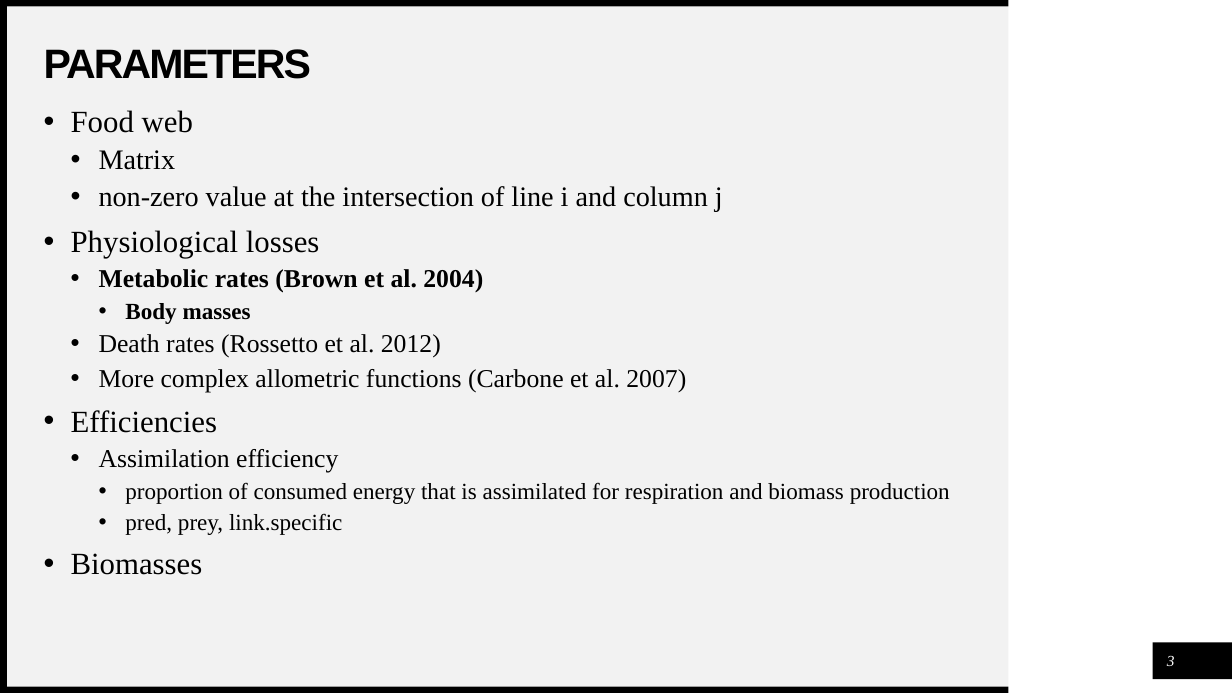
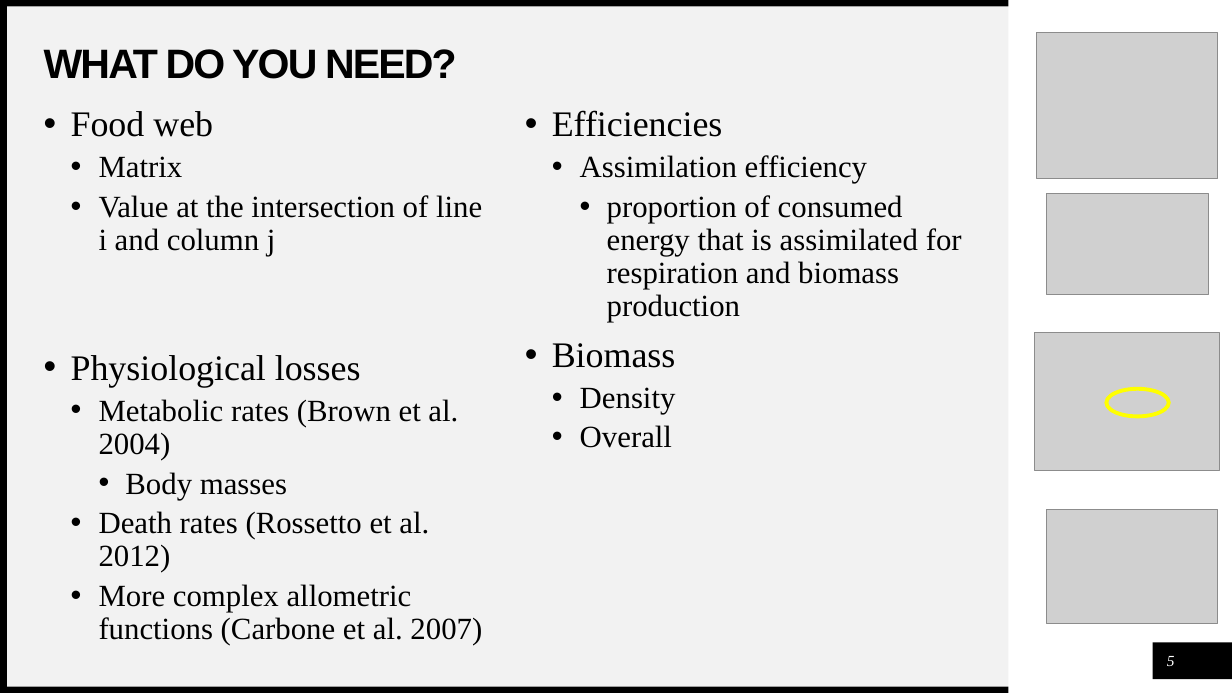
Before and after one commit to ISU-LunchinatoRs/Fluxweb, a slide deck: slide 5 of FLUXWEB.pptx (slide 3 before the commit). Drawn at 1232x693 pixels with LibreOffice and Linux fonts; fonts in the diff are those of the drawing; grey boxes stand for pictures. Boxes give left, top, right and bottom in pixels: in the first picture for what was removed or moved away, otherwise in the second. Text is boxed around its words. In the diff, an @@ line names an element or a change of style, - is before the commit and + after.

```diff
--- a/FLUXWEB.pptx
+++ b/FLUXWEB.pptx
@@ title at (x1=44, y1=49, x2=457, y2=79): text changed @@
-PARAMETERS
+WHAT DO YOU NEED?
@@ picture added at (x1=1037, y1=33, x2=1218, y2=179) @@
@@ text at (x1=71, y1=111, x2=458, y2=640): size 24 to 28 pt in "Food web", "Physiological losses"; size 22 to 24 pt in "Matrix"; size 20 to 24 pt in "Metabolic rates (Brown et al. 2004)", "Death rates (Rossetto et al. 2012)", "More complex allometric functions (Carbone et al. ..."; bold off in "Metabolic rates (Brown et al. 2004)", "Body masses"; size 18 to 24 pt in "Body masses" @@
@@ text added at (x1=552, y1=110, x2=962, y2=448), 24 pt, text #000000 @@
+• Efficiencies
+  • Assimilation efficiency
+    • proportion of consumed energy that is assimilated for respiration and biomass production
+• Biomass
+  • Density
+  • Overall
@@ text at (x1=99, y1=195, x2=482, y2=256): text changed; size 22 to 24 pt @@
-  • non-zero value at the intersection of line i and column j
+  • Value at the intersection of line i and column j
@@ picture added at (x1=1046, y1=193, x2=1208, y2=294) @@
@@ picture added at (x1=1035, y1=333, x2=1221, y2=470) @@
@@ ellipse added at (x1=1106, y1=389, x2=1169, y2=417), outline #FFFF00 3 pt @@
@@ text at (x1=71, y1=410, x2=950, y2=575): paragraphs removed @@
-• Efficiencies
-  • Assimilation efficiency
-    • proportion of consumed energy that is assimilated for respiration and biomass production
-    • pred, prey, link.specific
-• Biomasses
@@ picture added at (x1=1046, y1=509, x2=1217, y2=624) @@
@@ page number at (x1=1167, y1=656, x2=1175, y2=666): text changed @@
-3
+5
```
Also in this commit, not shown: 1 other slide changed, 3 slides added, 2 slides removed.
